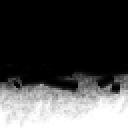
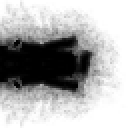
Revision of a layered 128 × 128 image; what changed, layer by layer:
showed "Single End" over [0, 0, 128, 118]
hid "Transparency Mask" over [0, 0, 128, 118]
